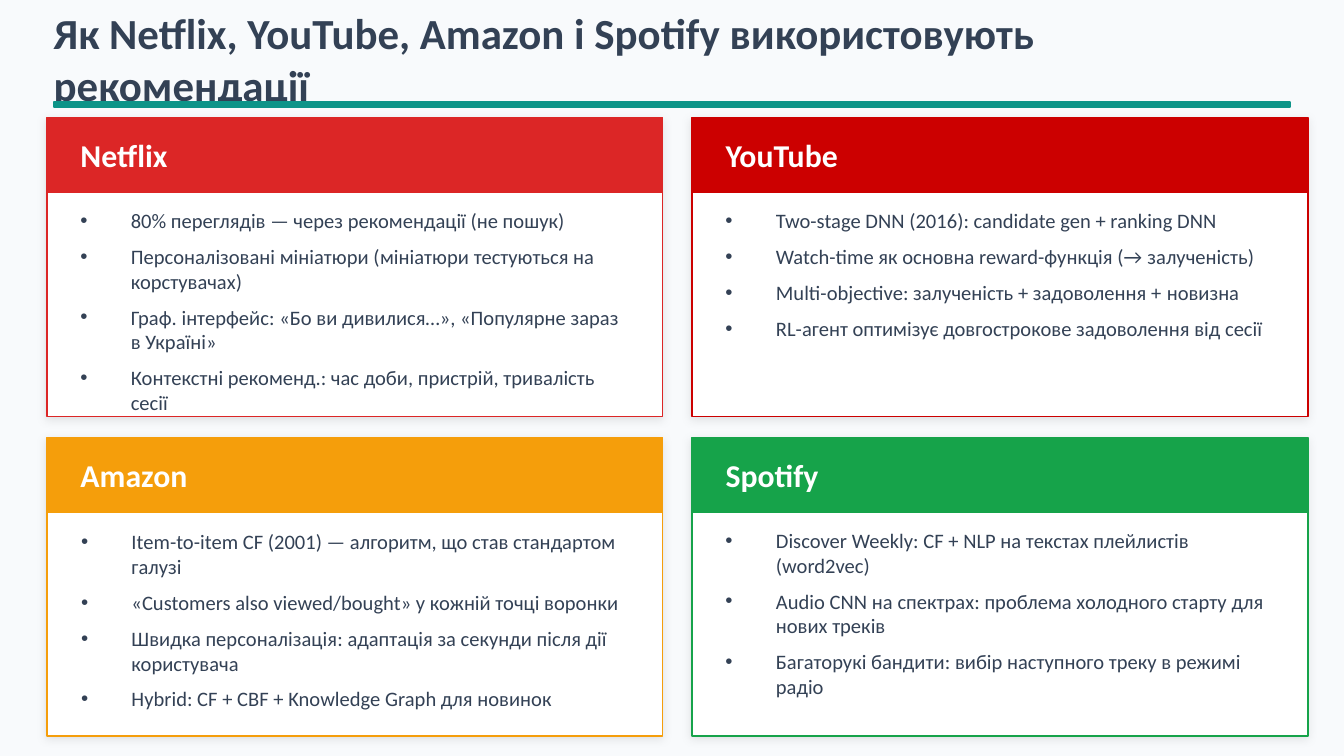
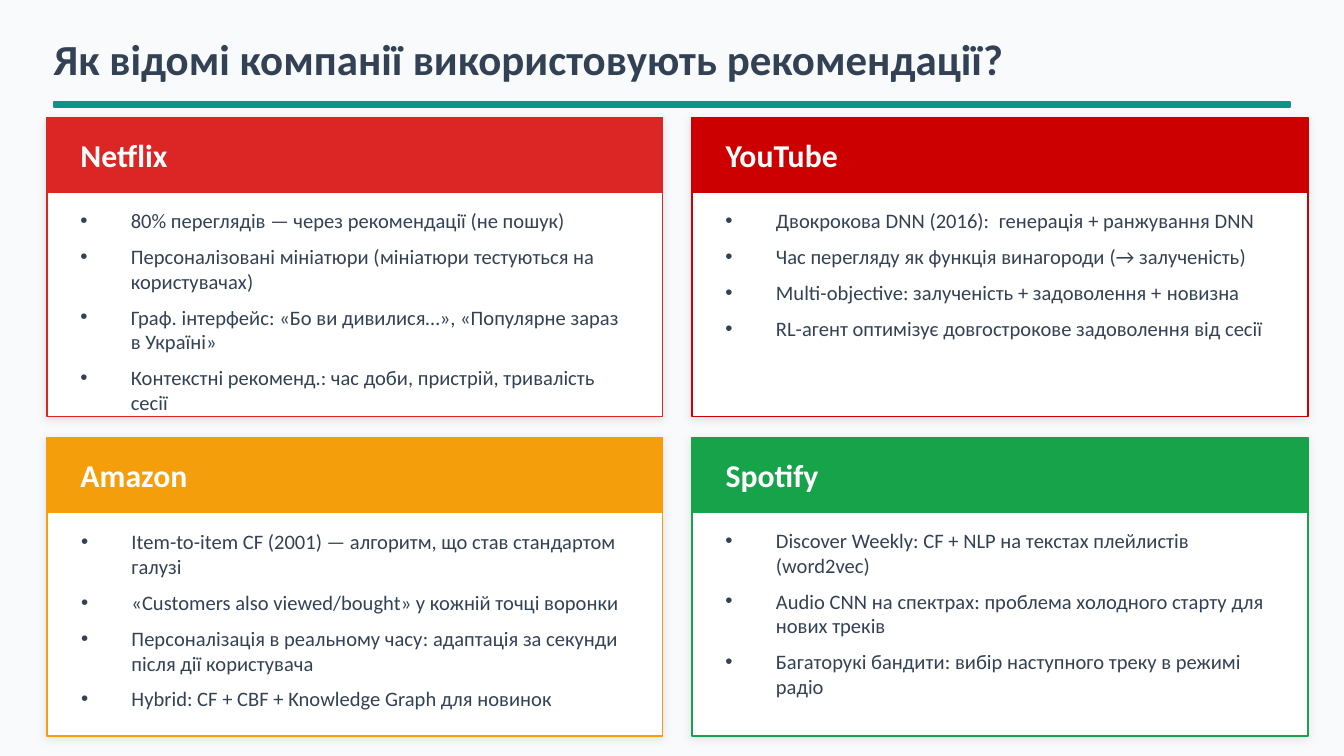
Before and after one commit to BohdanRomaniuk/IAC-Group-Recommender, a slide deck: slide 22 of docs/Presentation - Recommendation Systems. Theoretical Approaches.pptx. Drawn at 1344x756 pixels with LibreOffice and Linux fonts; fonts in the diff are those of the drawing. Boxes give left, top, right and bottom in pixels: in the first picture for what was removed or moved away, otherwise in the second. Text is boxed around its words. In the diff, an @@ line names an element or a change of style, - is before the commit and + after.

```diff
--- a/docs/Presentation - Recommendation Systems. Theoretical Approaches.pptx
+++ b/docs/Presentation - Recommendation Systems. Theoretical Approaches.pptx
@@ text at box(54, 45, 1003, 82): text changed @@
-Як Netflix, YouTube, Amazon і Spotify використовують рекомендації
+Як відомі компанії використовують рекомендації?
@@ text at box(776, 213, 1254, 268): text changed @@
-• Two-stage DNN (2016): candidate gen + ranking DNN
-• Watch-time як основна reward-функція (→ залученість)
+• Двокрокова DNN (2016): генерація + ранжування DNN
+• Час перегляду як функція винагороди (→ залученість)
@@ text at box(131, 249, 594, 293): text changed @@
-• Персоналізовані мініатюри (мініатюри тестуються на корстувачах)
+• Персоналізовані мініатюри (мініатюри тестуються на користувачах)
@@ text at box(131, 632, 617, 675): text changed @@
-• Швидка персоналізація: адаптація за секунди після дії користувача
+• Персоналізація в реальному часу: адаптація за секунди після дії користувача
```
Also in this commit, not shown: 11 other slides changed.
